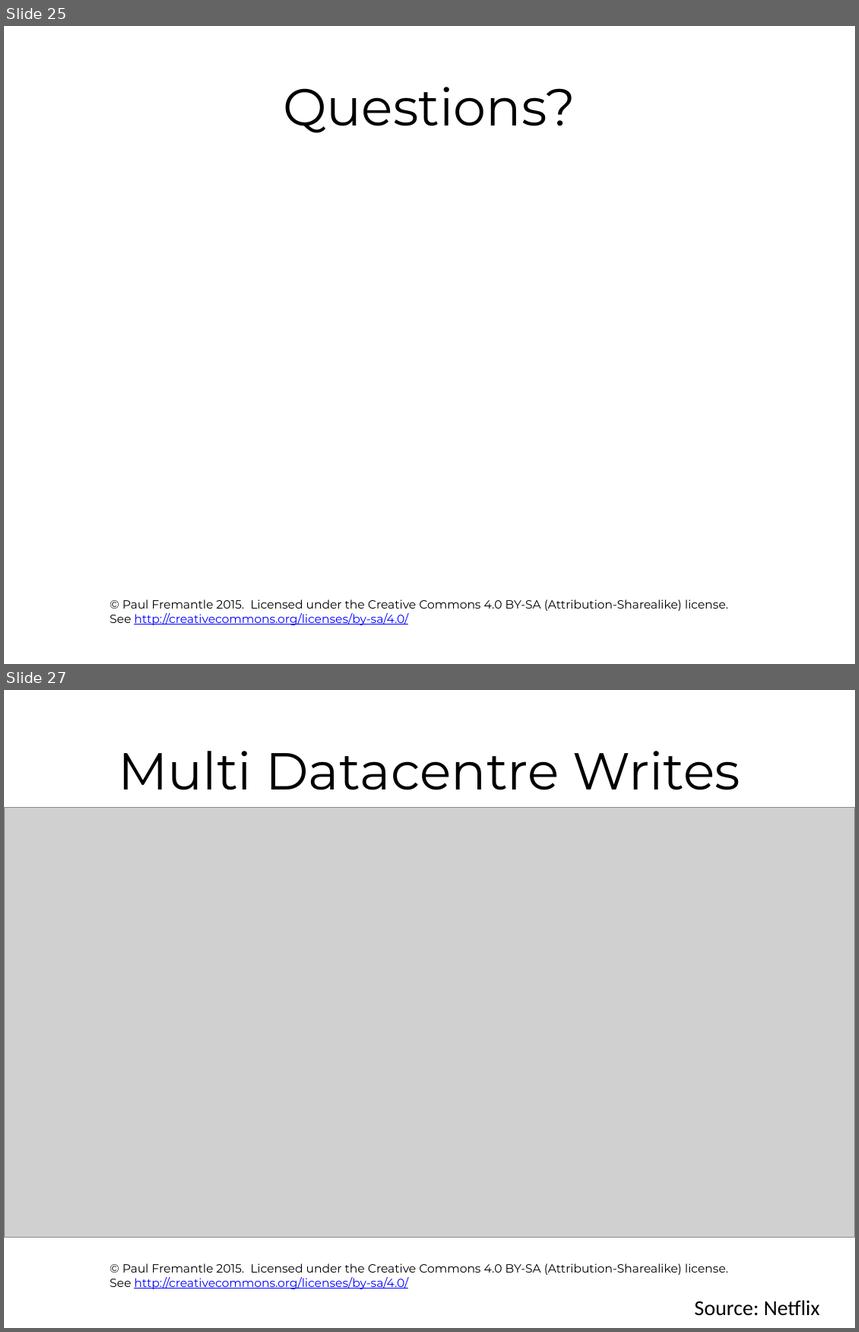
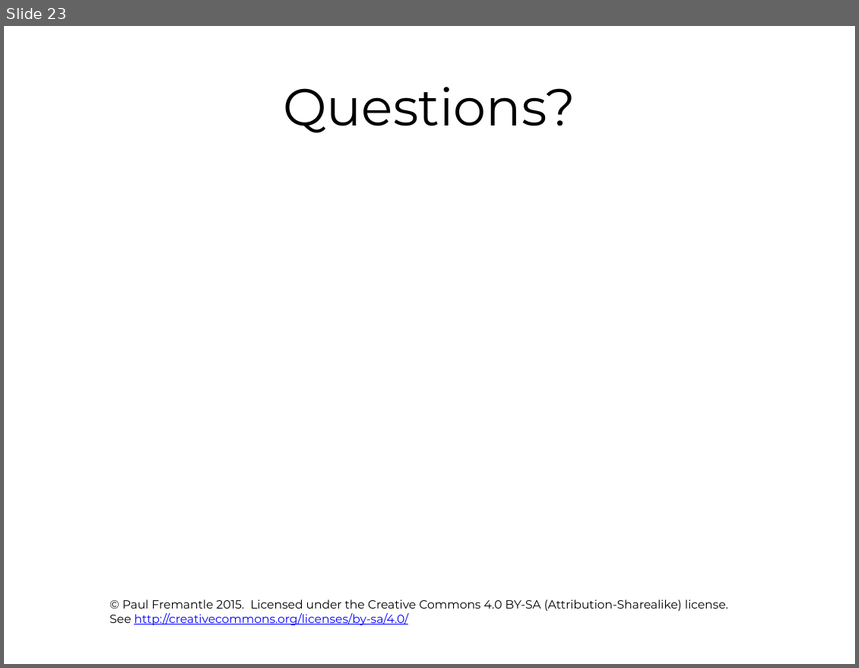
Before and after one commit to pzfreo/ox-clo, a slide deck: pres-source/08-NoSQL-databases.pptx. Shown one above the other, each under a label of ours: slides 25 and 27 before the commit, slide 23 after it; the slides between them are not shown. The pictures are 859x1332 and 859x668 pixels, drawn with LibreOffice and Linux fonts; fonts in the diff are those of the drawing; grey boxes stand for pictures; background and template pictures are left out. Boxes give left, top, right and bottom in pixels: in the first picture for what was removed or moved away, otherwise in the second. Text is boxed around its words. In the diff, an @@ line names an element or a change of style, - is before the commit and + after.

```diff
--- a/pres-source/08-NoSQL-databases.pptx
+++ b/pres-source/08-NoSQL-databases.pptx
@@ slide 27 removed at (4, 690, 855, 1328), background #FFFFFF; not listed: 1 template element that a slide beside it also shows @@
@@ title removed at (118, 751, 740, 790) @@
-Multi Datacentre Writes
@@ picture removed at (4, 808, 855, 1238) @@
@@ text removed at (695, 1300, 820, 1316) @@
-Source: Netflix
@@ what was slide 25 is now slide 23 @@
```
Also in this commit, not shown: 9 other slides removed, 22 other files.
